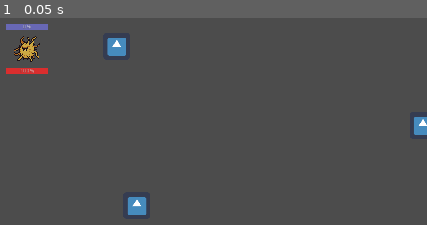
Above: before the commit, frame 1.
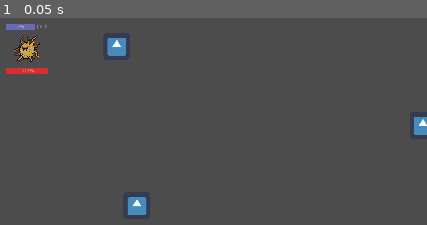
Above: after the commit, the same moment.

Repository: Werkaninchen/milchbroetchen
Game: Godot game, scene res://Level/TestLevel.tscn
The game is run twice, just before and just after one commit, with the same random seed, the same clock (stepped at 60 frames per second) and the same inputs. The engine's default icon, where the game draws it, is replaced by a stand-in: a white triangle on a blue panel in a dark square.
Inputs:
- Up to frame 1 (0.05 s): no input

The runs differ from the first frame. In frame 1, 0.1% of the frame differs, in the area x 3-12%, y 2-6%.

Commit message:
Character and Hud refined

Diff:
--- a/godot/character/Character.gd
+++ b/godot/character/Character.gd
@@ -15,10 +15,10 @@
 signal attacked
 
 # warning-ignore:unused_signal
-signal exp_earned
-
-# warning-ignore:unused_signal
-signal level_up
+signal exp_earned(xp, needed)
+
+# warning-ignore:unused_signal
+signal level_up(level)
 
 # warning-ignore:unused_signal
 signal power_up_added(color)
@@ -32,7 +32,7 @@
 signal debuff_removed
 
 # warning-ignore:unused_signal
-signal health_changed
+signal health_changed(health)
 
 #maxspeed in pixel per seconds
 export (int, 1, 200) var ORIG_MAXSPEED = 200
@@ -76,7 +76,9 @@
 
 var needed_exp = EXPFIRSTLEVEL
 
-var current_exp = 0
+var current_exp = 0 setget _set_current_exp
+
+var level = 0
 
 var movement_vector = Vector2(0, 0)
 
@@ -217,7 +219,8 @@
 	if current_exp >= needed_exp:
 		current_exp -= needed_exp
 		needed_exp = needed_exp / EXPSSCALE
-		emit_signal("level_up")
+		level += 1
+		emit_signal("level_up", level)
 
 	emit_signal("exp_earned", current_exp, needed_exp)
 
--- a/godot/character/Hud/CharacterHud.gd
+++ b/godot/character/Hud/CharacterHud.gd
@@ -1,6 +1,8 @@
 extends Control
 
 var exp_bar
+
+var level
 
 var health_bar
 
@@ -9,8 +11,9 @@
 # Called when the node enters the scene tree for the first time.
 func _ready():
 	character = get_parent()
-	exp_bar = $EXPBar
+	exp_bar = $HBC/EXPBar
 	health_bar = $HealthBar
+	level = $HBC/Level
 
 	exp_bar.max_value = character.needed_exp
 	exp_bar.value = character.current_exp
@@ -21,12 +24,17 @@
 
 	character.connect("health_changed", self, "_on_health_changed")
 	character.connect("exp_earned", self, "_on_exp_earned")
+	character.connect("level_up", self, "_on_level_up")
 
-func _on_health_changed():
-	pass
+func _on_health_changed(health):
+	health_bar.value = health
 
-func _on_exp_earned():
-	pass
+func _on_exp_earned(xp, needed_xp):
+	exp_bar.max_value = needed_xp
+	exp_bar.value = xp
+
+func _on_level_up(level):
+	level.text = "LV " + level
 
 # Called every frame. 'delta' is the elapsed time since the previous frame.
 #func _process(delta):
--- a/godot/character/Hud/CharacterHud.tscn
+++ b/godot/character/Hud/CharacterHud.tscn
@@ -21,16 +21,31 @@
 margin_bottom = 60.0
 script = ExtResource( 1 )
 
-[node name="EXPBar" type="ProgressBar" parent="."]
+[node name="HBC" type="HBoxContainer" parent="."]
 anchor_right = 1.0
+anchor_bottom = 1.0
+
+[node name="EXPBar" type="ProgressBar" parent="HBC"]
+margin_right = 69.0
 margin_bottom = 14.0
+size_flags_horizontal = 3
+size_flags_stretch_ratio = 3.0
 custom_styles/fg = SubResource( 1 )
-custom_styles/bg = SubResource( 3 )
+custom_styles/bg = SubResource( 2 )
+
+[node name="Level" type="Label" parent="HBC"]
+margin_left = 73.0
+margin_right = 100.0
+margin_bottom = 14.0
+size_flags_horizontal = 3
+size_flags_vertical = 0
+text = "LV 0"
+align = 1
 
 [node name="HealthBar" type="ProgressBar" parent="."]
 anchor_top = 1.0
 anchor_right = 1.0
 anchor_bottom = 1.0
 margin_top = -14.0
-custom_styles/fg = SubResource( 2 )
+custom_styles/fg = SubResource( 3 )
 custom_styles/bg = SubResource( 4 )
--- a/godot/consumables/types/XP.tscn
+++ b/godot/consumables/types/XP.tscn
@@ -7,7 +7,7 @@
 [sub_resource type="RectangleShape2D" id=1]
 extents = Vector2( 32.3702, 31.8486 )
 
-[node name="XP" instance=ExtResource( 1 )]
+[node name="XP" index="0" instance=ExtResource( 1 )]
 position = Vector2( 931.028, 499.929 )
 script = ExtResource( 2 )
 
Not shown: 1 places in godot/character/Hud/CharacterHud.tscn that only renumber resources
